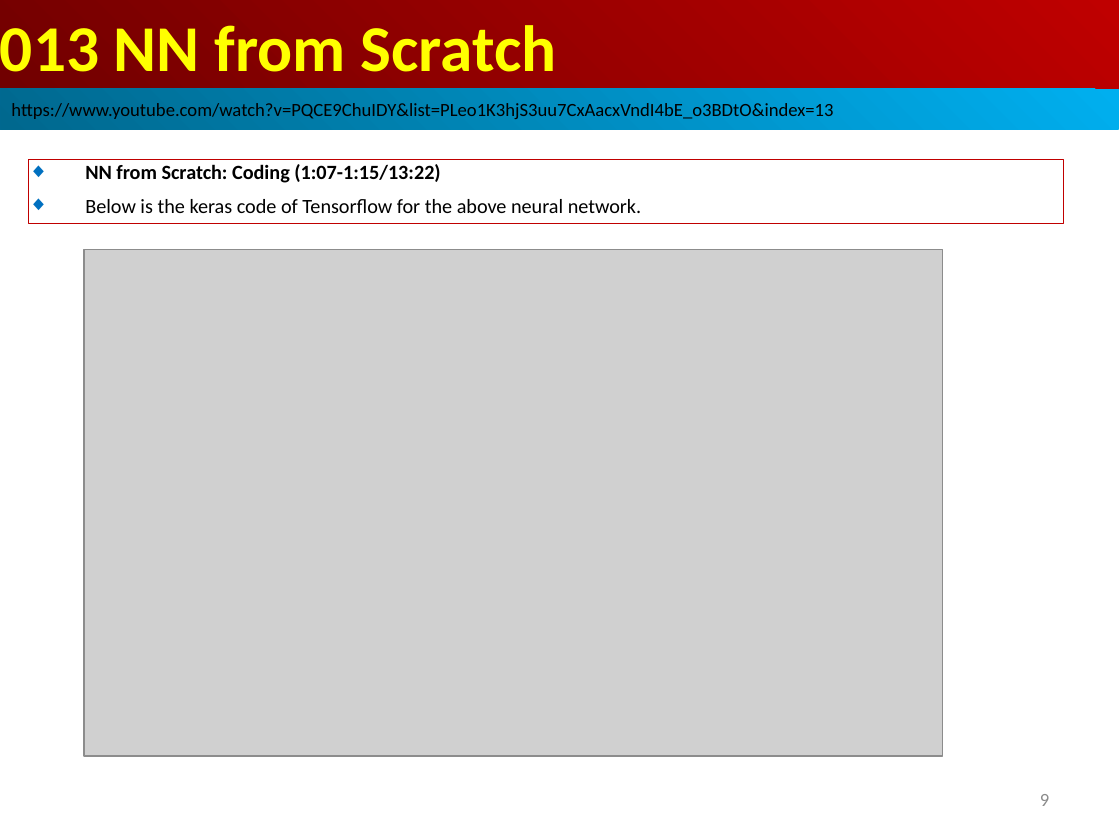
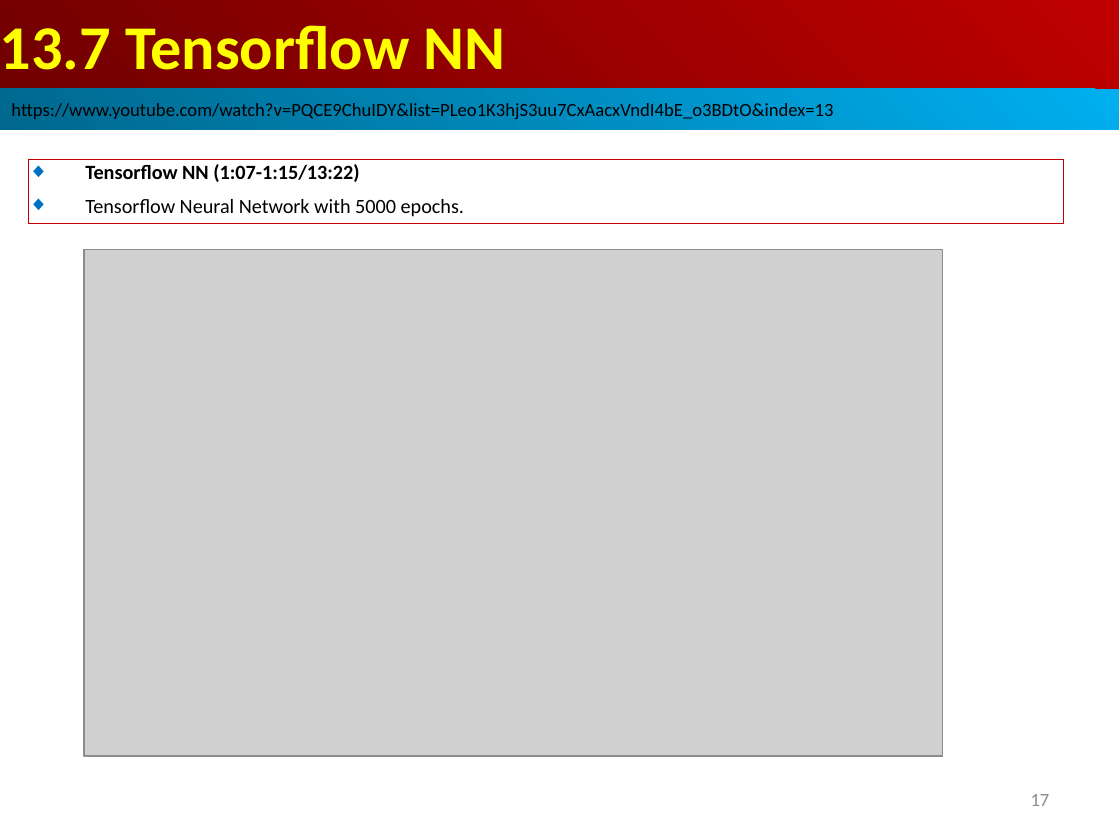
Before and after one commit to peterhchen/AIU_CS512_DL, a slide deck: slide 17 of 000_Lecture_Project/week04/01_Lecture/13_NN_Scratch.ppt (slide 9 before the commit). Drawn at 1120x840 pixels with LibreOffice and Linux fonts; fonts in the diff are those of the drawing; grey boxes stand for pictures. Boxes give left, top, right and bottom in pixels: in the first picture for what was removed or moved away, otherwise in the second. Text is boxed around its words. In the diff, an @@ line names an element or a change of style, - is before the commit and + after.

```diff
--- a/000_Lecture_Project/week04/01_Lecture/13_NN_Scratch.ppt
+++ b/000_Lecture_Project/week04/01_Lecture/13_NN_Scratch.ppt
@@ text in rectangle at <box>0,25,505,70</box>: text changed; size 42 to 40 pt @@
-013 NN from Scratch
+13.7 Tensorflow NN
@@ text in rectangle at <box>85,164,464,217</box>: text changed @@
-◆ NN from Scratch: Coding (1:07-1:15/13:22)
-◆ Below is the keras code of Tensorflow for the above neural network.
+◆ Tensorflow NN (1:07-1:15/13:22)
+◆ Tensorflow Neural Network with 5000 epochs.
@@ page number at <box>1031,794,1050,806</box>: text changed @@
-9
+17
```
Also in this commit, not shown: 16 other slides changed, 22 slides added, 1 slide removed.
